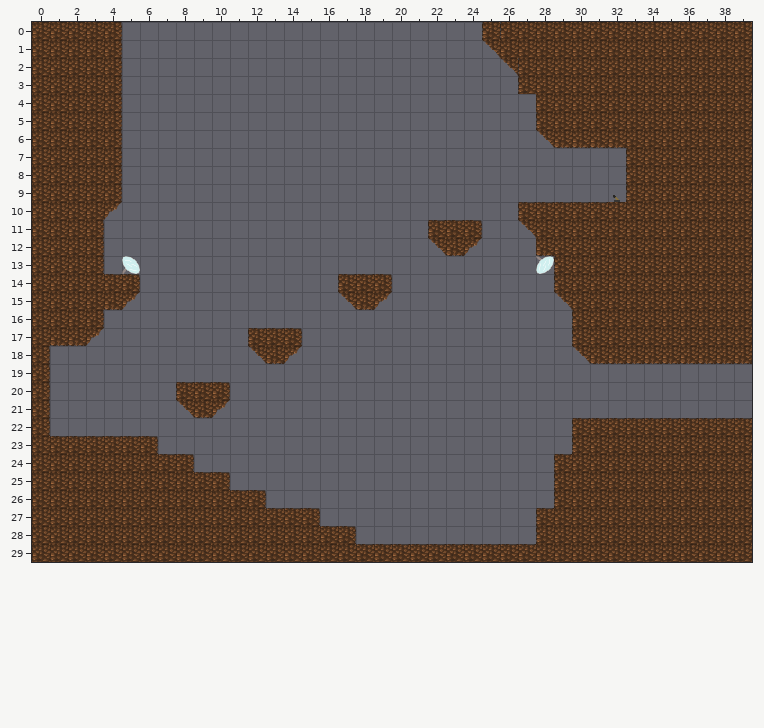
Tiled map: android/assets/level6.tmx. The first picture shows the starting point.
Cells are 32x32 px. Shown: x 0..39, y 0..29.
The result:
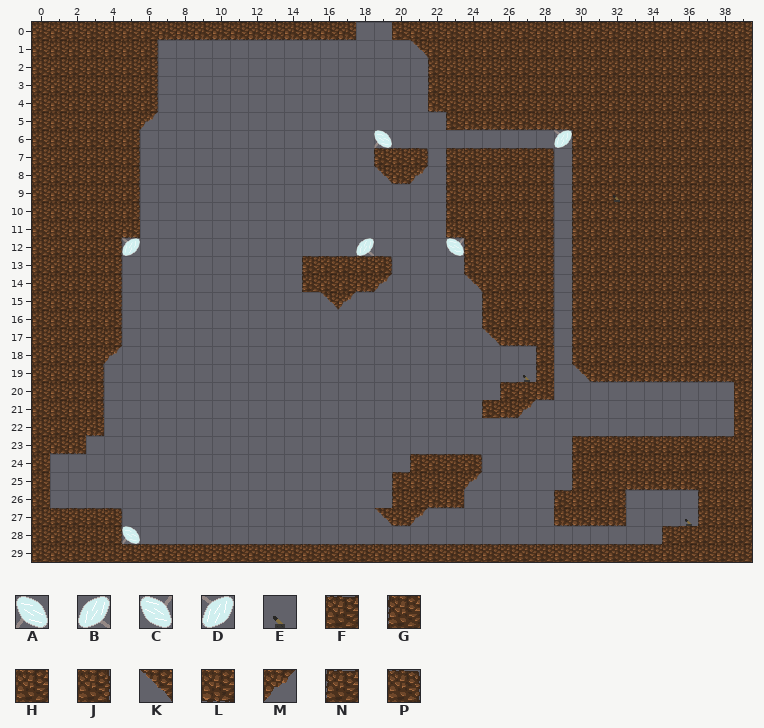
Key: from "objects": A 32, B 33, C 34, D 35, E 43; from "tileset": F 1, G 4, H 5, J 6, K 8, L 9, M 10, N 12, P 13.
_ is an empty cell.
Objects are placed by their top-left corner, in cells (3,4 is the top-left corner of cell 3,4); size is 1x1 cell unless given.
Tiles replaced or removed in this view: A, D, E, F, G, H, J, K, L, M, N, P.
Changes in this commit:
Changed rows in their new state; . is an unchanged cell.
Layer "Kachelebene 1":
first column x 0:
 0 ....HHHLLLLLLLLLLL..HHHHHHH.............
 1 ....HHJ..............KHHHH..............
 2 ....HHJ...............GHHHHH............
 3 ....HHJ...............GHHHHH............
 4 ....HHJ...............LHHHHH............
 5 ....HHM................GLLLLLL..........
 6 ....HJ.............A........_DGHH.......
 7 ....HJ.............NFP.NFFFFP.GHHH......
 8 ....HJ.............KLM.GHHHHJ.GHHH......
 9 ....HJ.................GHHHHJ.GHHH......
10 ....HJ.................GHHHHJ_GH........
11 ...HHL................_LHHHHJ_G.........
12 ...HJD............B..._CGHHHJ_G.........
13 ...HJ_.........NFFFP....GHHHJ_G.........
14 ....J_.........GHHLM....KHHHJ_G.........
15 ....J_..........KM__.....GHHJ_G.........
16 ...HJ....................GHHJ...........
17 .HHHJ.......___..........KLLJ...........
18 HHHHM.......___.............G.GHHHHHHHHH
19 HHHJ.......................EG.KLLLLLLLLH
20 HHHJ....___...............NHL..........H
21 HHHJ....___..............GLM...........H
22 HHHL.........................._________H
23 .LL____.......................NFFFFFFFF.
24 .________............NFFP...._G.........
25 .__________.........NHHHM...._G..LLLL...
26 .____________.......GHLL.....N..J____G..
27 .FFFP___________...KLM......_LLLL___EG..
28 ....JA____________.........._______N....
29 .....FFFFFFFFFFFFF..........FFFFFFF.....
Layer "objectLayer":
added: E at 27,19
added: E at 36,27
Boxes around the changes in both pictures, in picture pixels (x1, y1, x2, y2):
changed: (45, 22, 752, 549)
